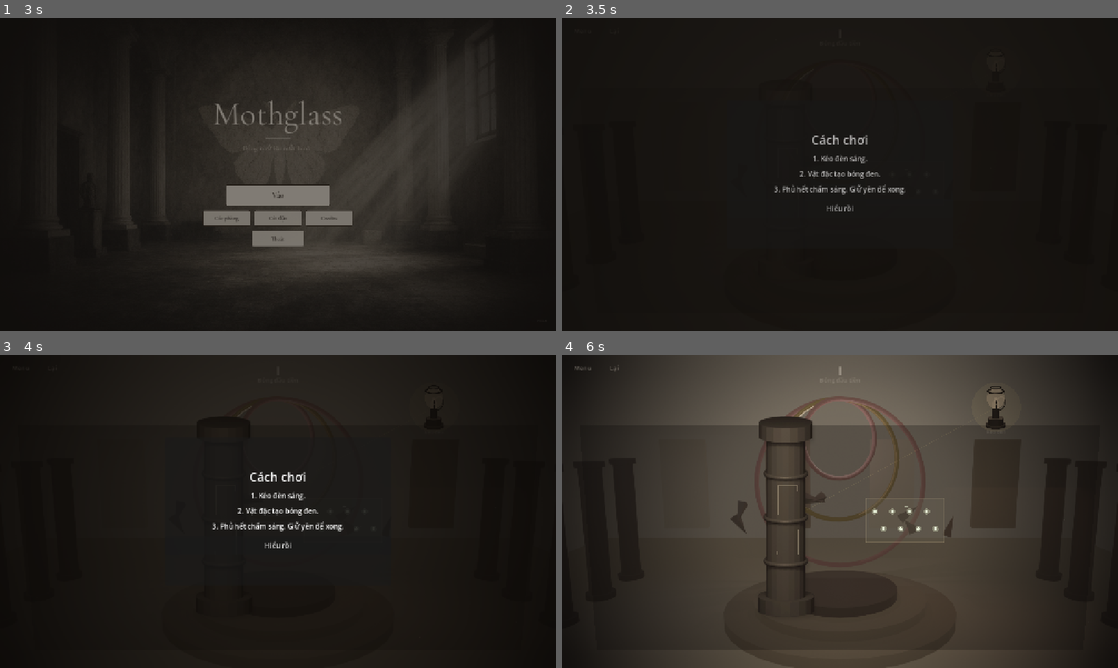
Above: before the commit, frames 1-4 (two rows, left to right).
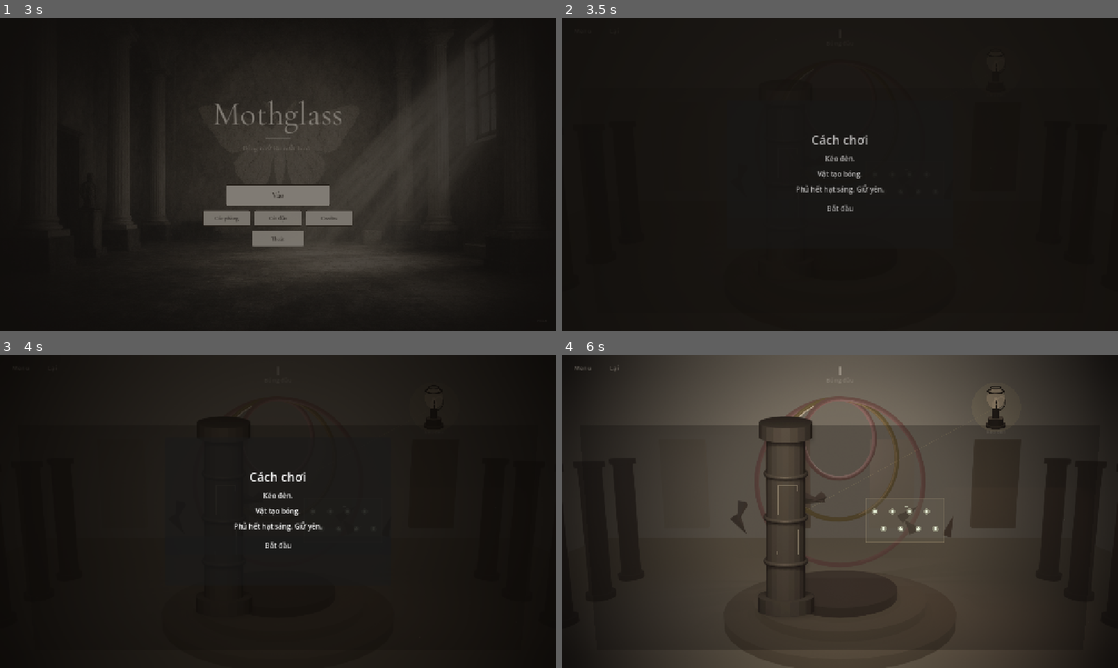
Above: after the commit, the same moments.

Repository: quocXEM/mothglass
Game: Godot game, scene res://scenes/boot.tscn
The game is run twice, just before and just after one commit, with the same random seed, the same clock (stepped at 60 frames per second) and the same inputs.
Inputs (mouse positions are in pixels of both pictures, inside the frame that each line leads up to):
- Up to frame 1 (3 s): tap Enter at 0.5 s; move the mouse to (400, 158) at 0.52 s; tap Q at 0.6, 2.1 s; click (400, 158) at 0.67 s; drag from (166, 190) to (250, 237) at 1.27 s; tap Space at 2 s; move the mouse to (333, 105) at 2.02 s; click (333, 105) at 2.17 s; click "Vào" at 2.75 s
- Up to frame 2 (3.5 s): no input
- Up to frame 3 (4 s): click "Hiểu rồi" (after the commit: "Bắt đầu") at 3.5 s
- Up to frame 4 (6 s): click "Lại" at 4.25 s; click "Lại" at 5 s; click "Hiểu rồi" (after the commit: "Bắt đầu") at 5.75 s

Frame 1 is identical in both runs. In frame 2, 0.6% of the frame differs, in the area x 38-62%, y 44-62%; in frame 3, 0.7%, in the area x 38-62%, y 43-62%; in frame 4, less than 0.1%.

Commit message:
Rút copy coach/hint và cập nhật chuẩn UI diegetic.
Co-authored-by: Cursor <cursoragent@cursor.com>

Diff:
--- a/scripts/core/loc.gd
+++ b/scripts/core/loc.gd
@@ -42,29 +42,29 @@
 		"hint.low": "Drag the lamp — the dark shadow must move onto the dots.",
 		"hint.mid": "Good — cover more glowing dots.",
 		"hint.high": "Almost — nudge the lamp and hold.",
-		"hint.hold": "Perfect — hold still…",
-		"hint.anti": "Shadow is on a forbidden ✕ — move the lamp.",
-		"hint.cover": "Dots covered: %d / %d",
-		"zone.fill": "COVER THESE DOTS",
-		"rule.bar": "GOAL: Cover the glowing dots with the object's shadow.",
-		"legend.lamp": "Lamp (drag)",
-		"legend.object": "Object (casts shadow)",
-		"legend.target": "Dots (must be covered)",
+		"hint.hold": "Hold…",
+		"hint.anti": "Away from the cold spots.",
+		"hint.cover": "%d / %d",
+		"zone.fill": "",
+		"rule.bar": "",
+		"legend.lamp": "",
+		"legend.object": "",
+		"legend.target": "",
 		"coach.title": "How to play",
-		"coach.1": "1. Drag the glowing lamp.",
-		"coach.2": "2. Solid objects cast a dark shadow.",
-		"coach.3": "3. Cover every glowing dot. Hold to finish.",
-		"coach.ok": "Got it",
+		"coach.1": "Drag the lamp.",
+		"coach.2": "Objects cast shadow.",
+		"coach.3": "Cover every glowing mote. Hold still.",
+		"coach.ok": "Begin",
 		"room.1.title": "First Shadow",
-		"room.1.whisper": "Drag the lamp left of the pillar until dots light up.",
+		"room.1.whisper": "",
 		"room.2.title": "Two Shadows",
-		"room.2.whisper": "Place the lamp so both shadows cover the dots below.",
+		"room.2.whisper": "",
 		"room.3.title": "Turning Memory",
-		"room.3.whisper": "Rotate with Q/E, then place the lamp.",
+		"room.3.whisper": "",
 		"room.4.title": "Skewed Gate",
-		"room.4.whisper": "The gate is not true to the eye.",
+		"room.4.whisper": "",
 		"room.5.title": "Glass Moth",
-		"room.5.whisper": "Near-symmetry is still wrong.",
+		"room.5.whisper": "",
 	},
 	"vi": {
 		"game.title": "Mothglass",
@@ -100,29 +100,29 @@
 		"hint.low": "Kéo đèn — bóng đen phải chạy lên các chấm.",
 		"hint.mid": "Tốt — phủ thêm chấm sáng.",
 		"hint.high": "Sắp xong — chỉnh nhẹ và giữ.",
-		"hint.hold": "Đúng rồi — giữ yên…",
-		"hint.anti": "Bóng đang đè lên ✕ cấm — kéo đèn chỗ khác.",
-		"hint.cover": "Đã phủ: %d / %d chấm",
-		"zone.fill": "PHỦ CÁC CHẤM NÀY",
-		"rule.bar": "MỤC TIÊU: Phủ chấm sáng bằng bóng của vật.",
-		"legend.lamp": "Đèn (kéo)",
-		"legend.object": "Vật (tạo bóng)",
-		"legend.target": "Chấm (cần phủ)",
+		"hint.hold": "Giữ…",
+		"hint.anti": "Tránh những điểm lạnh.",
+		"hint.cover": "%d / %d",
+		"zone.fill": "",
+		"rule.bar": "",
+		"legend.lamp": "",
+		"legend.object": "",
+		"legend.target": "",
 		"coach.title": "Cách chơi",
-		"coach.1": "1. Kéo đèn sáng.",
-		"coach.2": "2. Vật đặc tạo bóng đen.",
-		"coach.3": "3. Phủ hết chấm sáng. Giữ yên để xong.",
-		"coach.ok": "Hiểu rồi",
-		"room.1.title": "Bóng đầu tiên",
-		"room.1.whisper": "Kéo đèn sang trái cột đến khi chấm sáng hết.",
+		"coach.1": "Kéo đèn.",
+		"coach.2": "Vật tạo bóng.",
+		"coach.3": "Phủ hết hạt sáng. Giữ yên.",
+		"coach.ok": "Bắt đầu",
+		"room.1.title": "Bóng đầu",
+		"room.1.whisper": "",
 		"room.2.title": "Hai bóng",
-		"room.2.whisper": "Đặt đèn để hai bóng phủ hết chấm phía dưới.",
-		"room.3.title": "Xoay khối nhớ",
-		"room.3.whisper": "Xoay Q/E, rồi đặt đèn.",
+		"room.2.whisper": "",
+		"room.3.title": "Khối nhớ",
+		"room.3.whisper": "",
 		"room.4.title": "Cổng lệch",
-		"room.4.whisper": "Cổng không thẳng với mắt.",
+		"room.4.whisper": "",
 		"room.5.title": "Bướm kính",
-		"room.5.whisper": "Đối xứng gần đúng vẫn sai.",
+		"room.5.whisper": "",
 	},
 }
 
Not shown, changed: docs/UI.md
